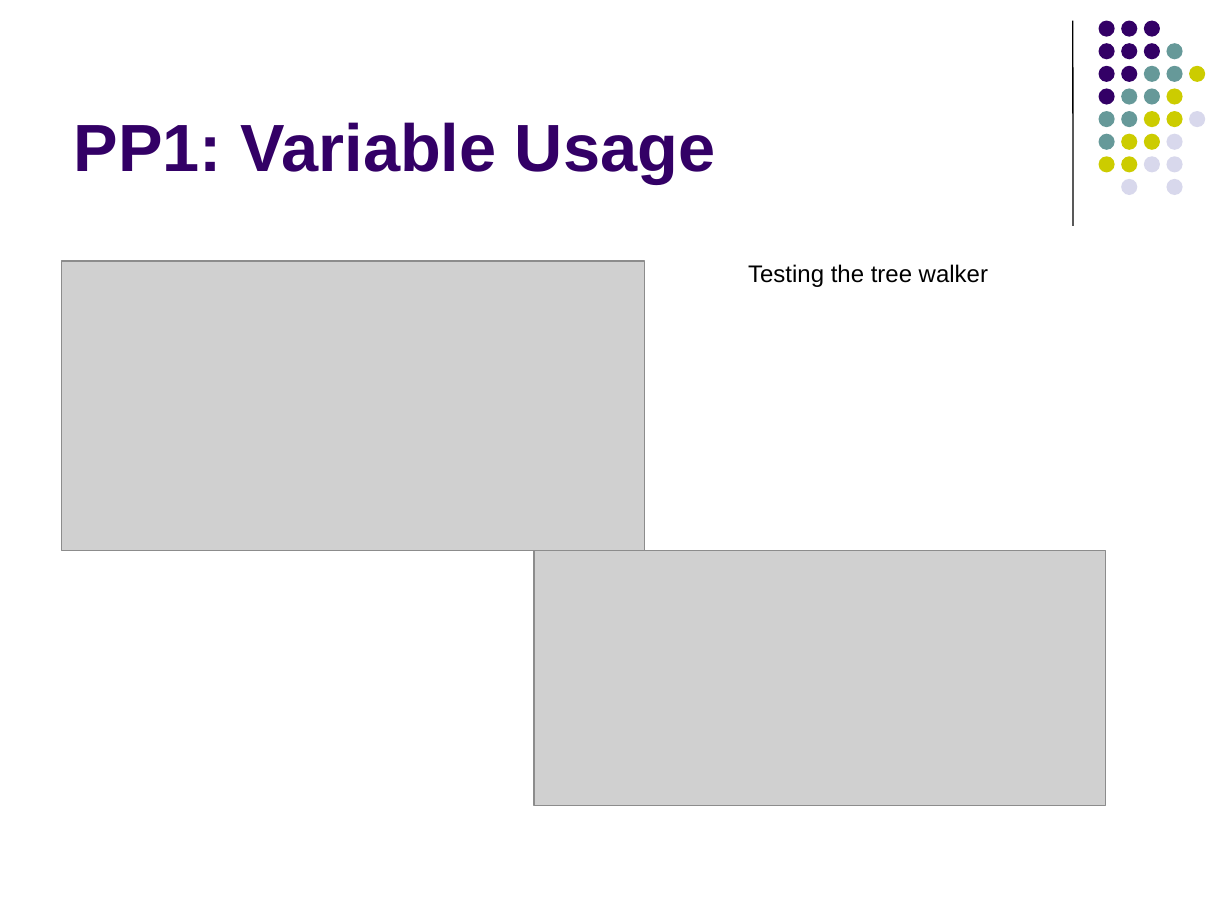
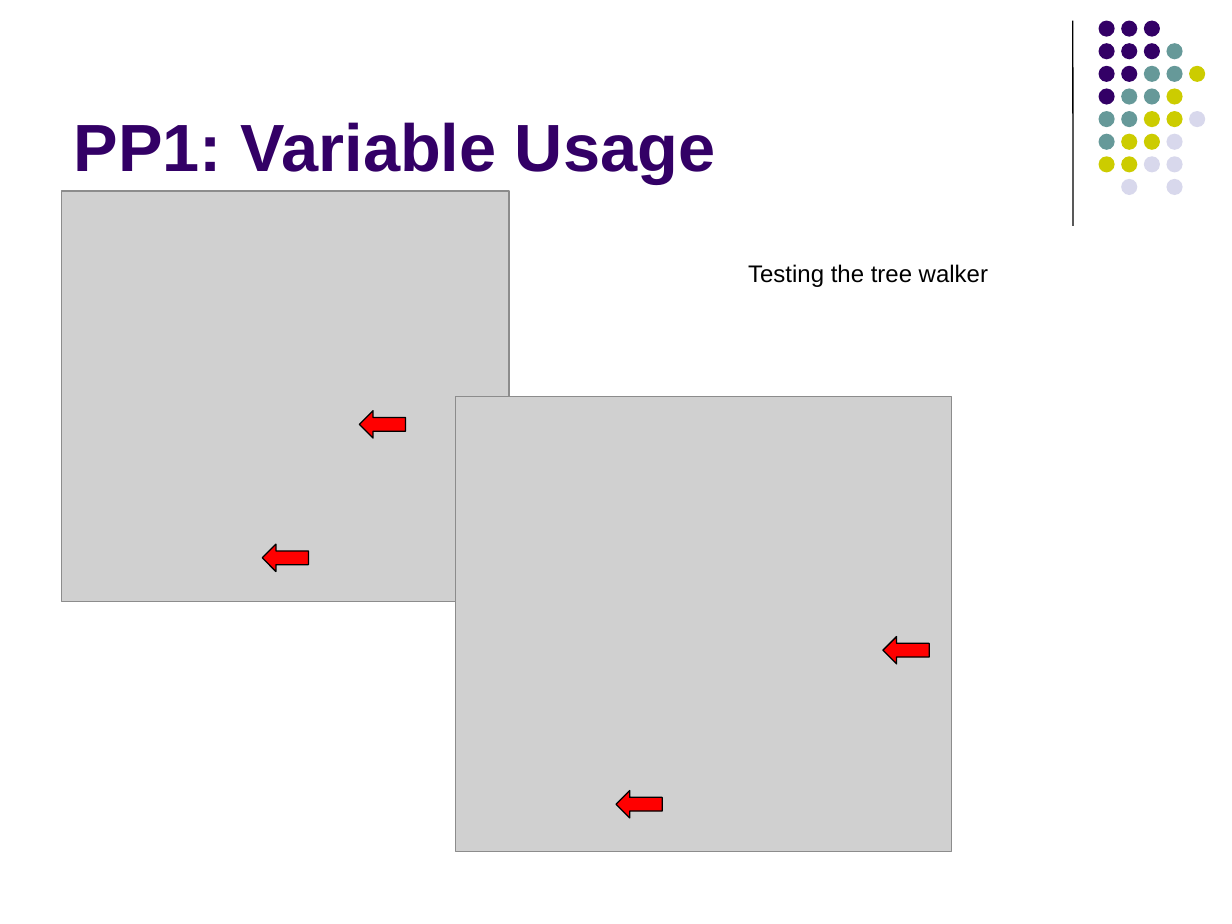
Before and after one commit to lutzhamel/CSC402, a slide deck: slide 21 of notes/csc402-ln006a.pptx (slide 20 before the commit). Drawn at 1232x924 pixels with LibreOffice and Linux fonts; fonts in the diff are those of the drawing; grey boxes stand for pictures. Boxes give left, top, right and bottom in pixels: in the first picture for what was removed or moved away, otherwise in the second. Text is boxed around its words. In the diff, an @@ line names an element or a change of style, - is before the commit and + after.

```diff
--- a/notes/csc402-ln006a.pptx
+++ b/notes/csc402-ln006a.pptx
@@ picture: place and size @@
-picture at [62, 261, 644, 551]
+picture at [62, 191, 509, 601]
@@ left arrow added at [360, 410, 407, 437], fill #FF0000, outline #000000 0.75 pt @@
@@ picture added at [456, 397, 952, 851] @@
@@ left arrow added at [262, 545, 309, 572], fill #FF0000, outline #000000 0.75 pt @@
@@ picture removed at [533, 551, 1105, 806] @@
@@ left arrow added at [883, 637, 930, 664], fill #FF0000, outline #000000 0.75 pt @@
@@ left arrow added at [616, 791, 663, 818], fill #FF0000, outline #000000 0.75 pt @@
```
Also in this commit, not shown: 15 other slides changed, 3 slides added, 2 slides removed, 2 other files.
